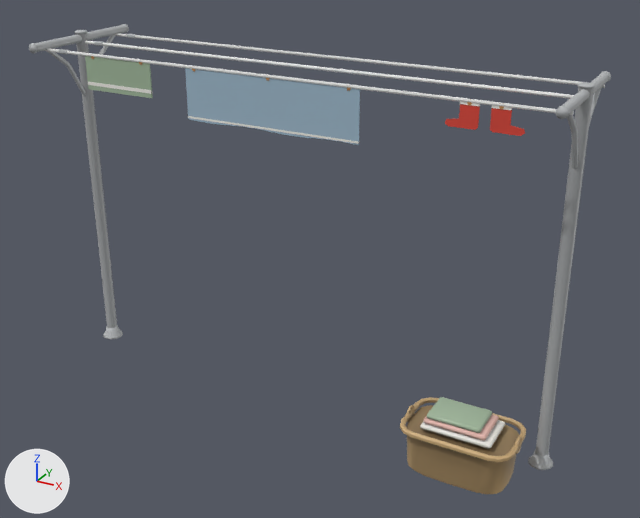
Renders of the glTF model web/public/assets/models/yard/clothesline.glb from each side of a commit.
Camera for both pictures: a 50 mm lens placed at (2.08, -3.57, 2.59), pointed at (0.12, -0.01, 0.81). The axes (+X, +Y, +Z) are drawn at lower left. The lights are the same throughout. The older version comes first. Both versions are drawn at frame 6 of the action 'washing'; the numbers are the values there. Vertices at exactly the same position are counted once.

Script lines for the objects in view, before the commit:
```python
me_posts = bpy.data.meshes.new('posts')
me_posts.from_pydata(...)  # 1016 vertices, 1928 faces; spans x -1.38..1.38, y -0.41..0.35, z 0.0..1.82
# faces by material slot: [1084, 84, 436, 108, 108, 108]
me_posts.materials.append(mat_posts)
me_posts.materials.append(mat_line)
me_posts.materials.append(mat_basket)
me_posts.materials.append(mat_folded)
me_posts.materials.append(mat_folded_pink)
me_posts.materials.append(mat_folded_sage)
me_washing_a = bpy.data.meshes.new('washing_a')
me_washing_a.from_pydata(...)  # 200 vertices, 340 faces; spans x -1.06..1.16, y -0.01..0.01, z -0.67..0.01
# faces by material slot: [56, 48, 168, 56, 12]
me_washing_a.materials.append(mat_red)
me_washing_a.materials.append(mat_white)
me_washing_a.materials.append(mat_peg)
me_washing_a.materials.append(mat_washing)
me_washing_a.materials.append(mat_sage)
ob_posts = bpy.data.objects.new('posts', me_posts)
ob_posts.location = (0.0, 0.0, 0.0)
ob_washing_a = bpy.data.objects.new('washing_a', me_washing_a)
ob_washing_a.location = (0.0, -0.26, 1.76)
ob_washing_a.scale = (1.0, 1.0, 0.377)
```
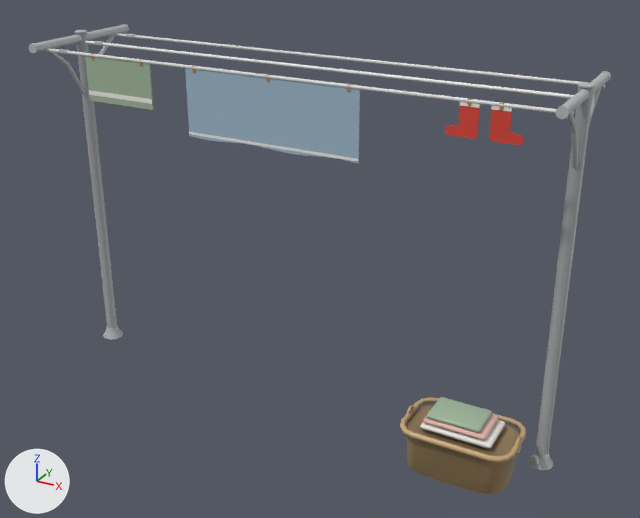
Location of each change, (x1, y1, x2, y2) in pixels of the pictures (640 x 518 px):
'washing_a', rescaled (23% taller)
    before: (85, 56, 525, 145)
    after: (85, 53, 524, 163)
part 1 of me_posts, edited (looks the same)
    both: (67, 32, 593, 494)
part 2 of me_posts, recoloured
    both: (88, 51, 567, 493)

What the commit changed:
me_posts has 1016 vertices, 1928 faces and spans x -1.38..1.38, y -0.41..0.35, z 0.0..1.82.
me_posts is used by ob_posts; location (0.0, 0.0, 0.0).
me_posts part 1: 131 faces centred in x -1.35..1.35, y -0.38..0.27, z 0.0..1.81 are repainted in the vertex colours; the middle colour goes from white #f0f0f0 to light grey #cfcfcf.
me_posts part 2: 138 faces centred in x -1.35..1.35, y -0.39..0.26, z 0.02..1.81 are repainted in the vertex colours; the middle colour goes from light grey #dcdcdc to light grey #c6c6c6.
Object 'washing_a' (ob_washing_a) is rescaled from (1.0, 1.0, 0.377) to (1.0, 1.0, 0.5).
